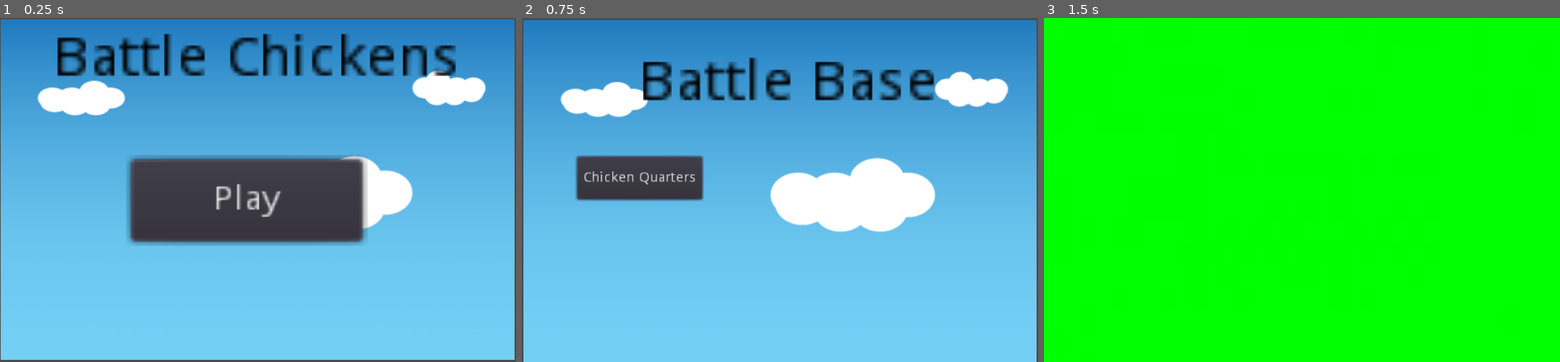
Above: before the commit, frames 1-3 (left to right).
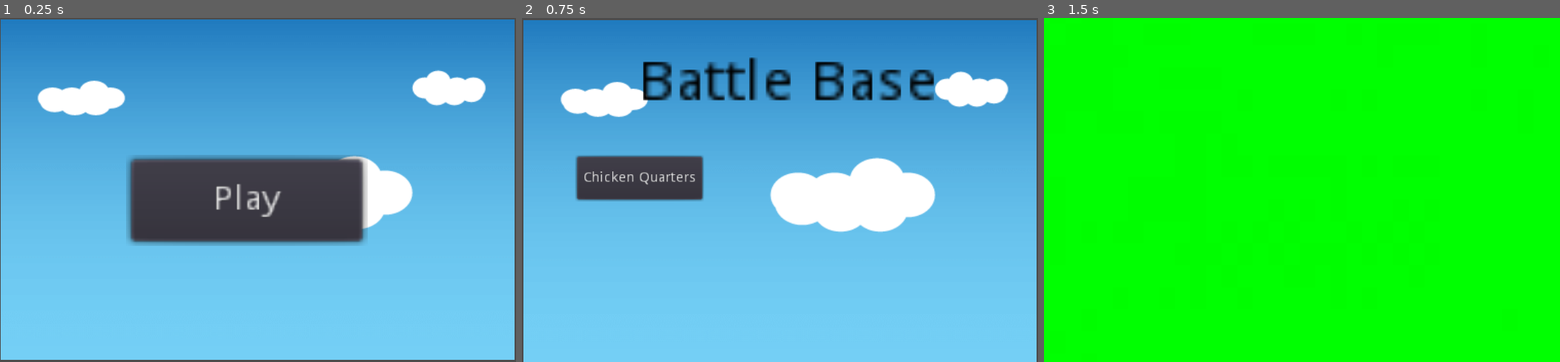
Above: after the commit, the same moments.

Repository: extreme-coder/battlechicken
Game: Godot game, scene res://startScreen.tscn
Same seed, same stepped clock (60 frames per second), same inputs: the game is played once before the commit and once after it.
Inputs:
- Up to frame 1 (0.25 s): no input
- Up to frame 2 (0.75 s): click "Play" at 0.5 s
- Up to frame 3 (1.5 s): click "Chicken Quarters" at 1.25 s

The runs differ from the first frame. In frame 1, 4.4% of the frame differs, in the area x 11-89%, y 4-17%; in frame 2, nothing differs; in frame 3, nothing differs.

Commit message:
Something

Diff:
--- a/Training Grounds.tscn
+++ b/Training Grounds.tscn
@@ -2,7 +2,7 @@
 
 [ext_resource path="res://grass.jpg" type="Texture" id=1]
 
-[node name="Sprite" type="Sprite"]
+[node name="Sprite" type="Sprite" index="0"]
 
 position = Vector2( 375.63, 251.085 )
 scale = Vector2( 2.71959, 3.83175 )
--- a/base.tscn
+++ b/base.tscn
@@ -3,7 +3,7 @@
 [ext_resource path="res://Assets/Images/bluesky.en.png" type="Texture" id=1]
 [ext_resource path="res://base.gd" type="Script" id=2]
 
-[node name="Background" type="Sprite" index="0"]
+[node name="Background" type="Sprite"]
 
 position = Vector2( 360.459, 242.302 )
 scale = Vector2( 1.43212, 1.35447 )
--- a/startScreen.tscn
+++ b/startScreen.tscn
@@ -38,28 +38,4 @@
 align = 1
 _sections_unfolded = [ "Rect" ]
 
-[node name="Label" type="Label" parent="." index="1"]
-
-anchor_left = 0.0
-anchor_top = 0.0
-anchor_right = 0.0
-anchor_bottom = 0.0
-margin_left = -199.0
-margin_top = -162.0
-margin_right = -100.0
-margin_bottom = -148.0
-rect_scale = Vector2( 4, 4 )
-rect_pivot_offset = Vector2( 0, 0 )
-rect_clip_content = false
-mouse_filter = 2
-mouse_default_cursor_shape = 0
-size_flags_horizontal = 1
-size_flags_vertical = 4
-custom_colors/font_color = Color( 0, 0, 0, 1 )
-text = "Battle Chickens"
-percent_visible = 1.0
-lines_skipped = 0
-max_lines_visible = -1
-_sections_unfolded = [ "Rect", "custom_colors" ]
-
 [connection signal="pressed" from="Button" to="." method="_on_Button_pressed"]
